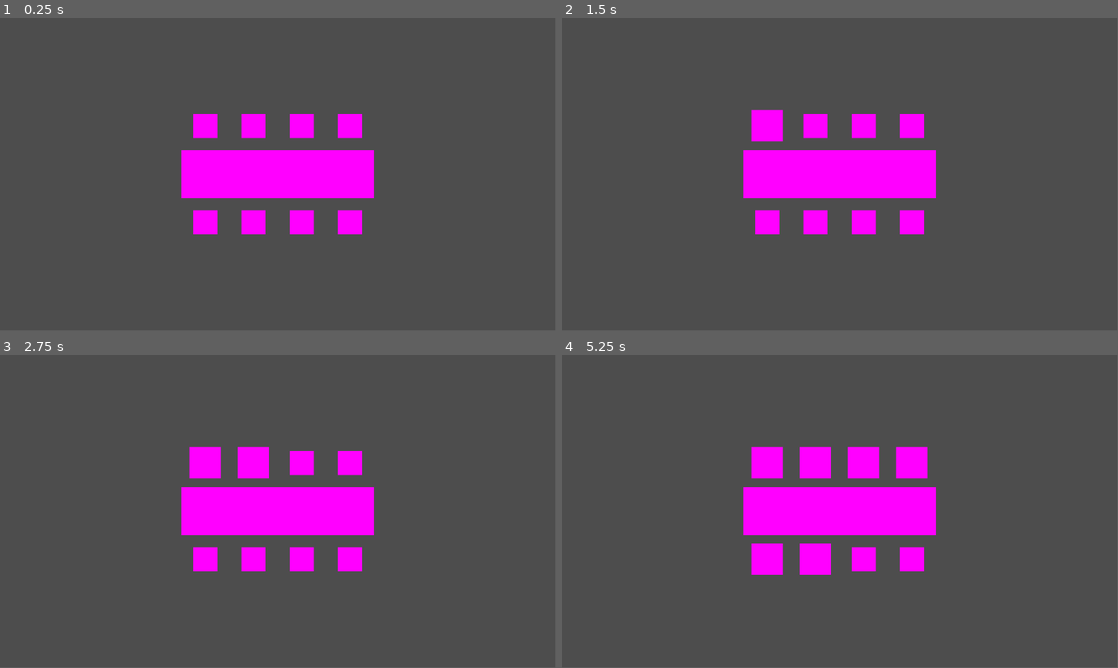
Above: before the commit, frames 1-4 (two rows, left to right).
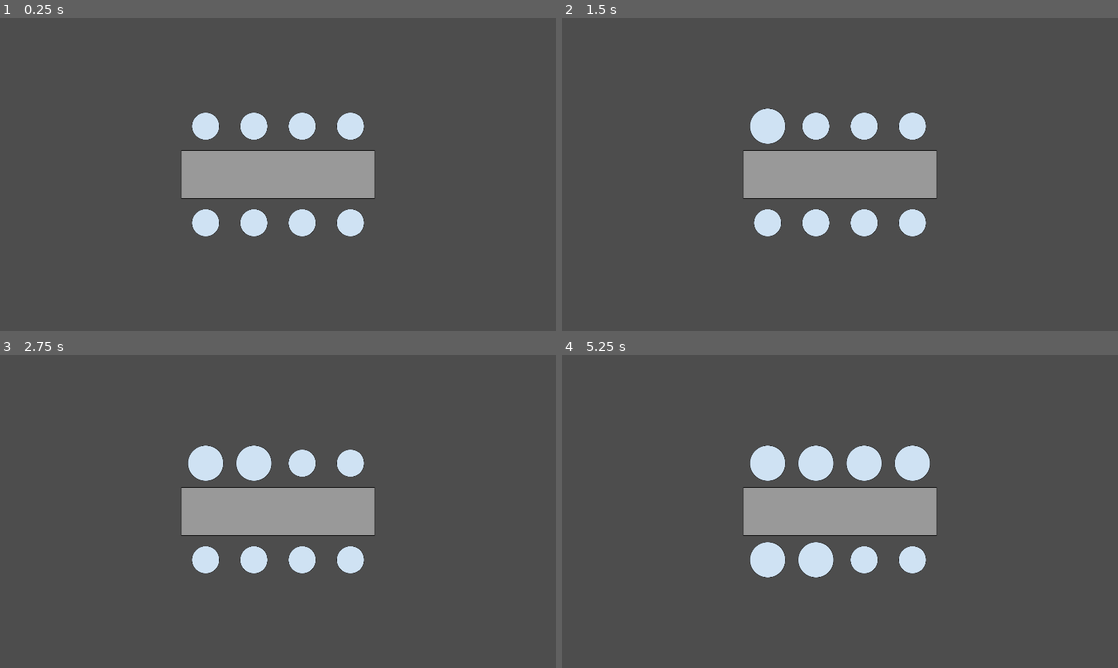
Above: after the commit, the same moments.

Repository: KaiTheRedNinja/BalancedTableGodot
Game: Godot game, scene res://TableArrangement.tscn
Two runs of this game, one before a commit and one after it. Both use one fixed random seed, a clock stepped at 60 frames per second and the inputs below.
Inputs (mouse positions are in pixels of both pictures, inside the frame that each line leads up to):
- Up to frame 1 (0.25 s): no input
- Up to frame 2 (1.5 s): tap Enter at 0.5 s; click (840, 174) at 0.67 s; tap Space at 1.25 s; move the mouse to (767, 124) at 1.27 s; click (767, 124) at 1.42 s
- Up to frame 3 (2.75 s): tap Enter at 2 s; move the mouse to (255, 461) at 2.02 s; click (255, 461) at 2.17 s
- Up to frame 4 (5.25 s): tap Space at 2.75, 4.25 s; move the mouse to (862, 461) at 2.77 s; click (862, 461) at 2.92 s; tap Enter at 3.5 s; move the mouse to (912, 461) at 3.52 s; click (912, 461) at 3.67 s; move the mouse to (767, 558) at 4.27 s; click (767, 558) at 4.42 s; move the mouse to (817, 558) at 5.02 s; click (817, 558) at 5.17 s
In our replay, the window is 799x449 before the commit and 800x450 after it. These sizes can differ from the game's own. Grey fills any space a smaller window leaves; there, only what the larger window draws over its background counts as a difference.

The runs differ from the first frame. In frame 1, 8.4% of the frame differs, in the area x 32-68%, y 30-70%; in frame 2, 8.7%; in frame 3, 8.9%; in frame 4, 9.9%, in the area x 32-68%, y 28-72%.

Commit message:
Add seat and table assets

Diff:
--- a/Seat.gd
+++ b/Seat.gd
@@ -12,7 +12,7 @@
 
 	if isSelected:
 		selectionMultiplier = 1.3
-		hoveringMultiplier = 1
+		hoveringMultiplier = (0.95 if isHovering else 1)
 	else:
 		selectionMultiplier = 1
 		hoveringMultiplier = (1.1 if isHovering else 1)
@@ -34,6 +34,7 @@
 func _on_input_event(viewport, event, shape_idx):
 	if event is InputEventMouseButton and event.pressed:
 		isSelected = !isSelected
+		isHovering = false
 		scale = get_selection_based_scale()
 
 # Called every frame. 'delta' is the elapsed time since the previous frame.
--- a/Seat.tscn
+++ b/Seat.tscn
@@ -1,9 +1,7 @@
 [gd_scene load_steps=4 format=3 uid="uid://b5sc50vy25382"]
 
 [ext_resource type="Script" path="res://Seat.gd" id="1_rk06m"]
-
-[sub_resource type="PlaceholderTexture2D" id="PlaceholderTexture2D_pk7md"]
-size = Vector2(50, 50)
+[ext_resource type="Texture2D" uid="uid://cm1s2obg1h201" path="res://Assets/Seat.png" id="2_8j7dw"]
 
 [sub_resource type="CircleShape2D" id="CircleShape2D_ioe6p"]
 radius = 25.02
@@ -12,7 +10,8 @@
 script = ExtResource("1_rk06m")
 
 [node name="Sprite2D" type="Sprite2D" parent="."]
-texture = SubResource("PlaceholderTexture2D_pk7md")
+scale = Vector2(0.5, 0.5)
+texture = ExtResource("2_8j7dw")
 
 [node name="CollisionShape2D" type="CollisionShape2D" parent="."]
 shape = SubResource("CircleShape2D_ioe6p")
--- a/Table.tscn
+++ b/Table.tscn
@@ -1,7 +1,6 @@
 [gd_scene load_steps=3 format=3 uid="uid://dlc81w0l7xycc"]
 
-[sub_resource type="PlaceholderTexture2D" id="PlaceholderTexture2D_je1gn"]
-size = Vector2(400, 100)
+[ext_resource type="Texture2D" uid="uid://ceqiopn83w51g" path="res://Assets/Table.png" id="1_eb84d"]
 
 [sub_resource type="RectangleShape2D" id="RectangleShape2D_rk3p3"]
 size = Vector2(400, 100)
@@ -10,7 +9,8 @@
 metadata/_edit_group_ = true
 
 [node name="Sprite2D" type="Sprite2D" parent="."]
-texture = SubResource("PlaceholderTexture2D_je1gn")
+scale = Vector2(0.88, 0.88)
+texture = ExtResource("1_eb84d")
 
 [node name="CollisionShape2D" type="CollisionShape2D" parent="."]
 shape = SubResource("RectangleShape2D_rk3p3")
--- a/project.godot
+++ b/project.godot
@@ -14,3 +14,7 @@
 run/main_scene="res://TableArrangement.tscn"
 config/features=PackedStringArray("4.2", "Forward Plus")
 config/icon="res://icon.svg"
+
+[display]
+
+window/stretch/mode="canvas_items"
Binary file added: Assets/Seat.png
Not shown, added: Assets/Seat.png.import
Binary file added: Assets/Table.png
Not shown, added: Assets/Table.png.import
Not shown, changed: .gitignore
